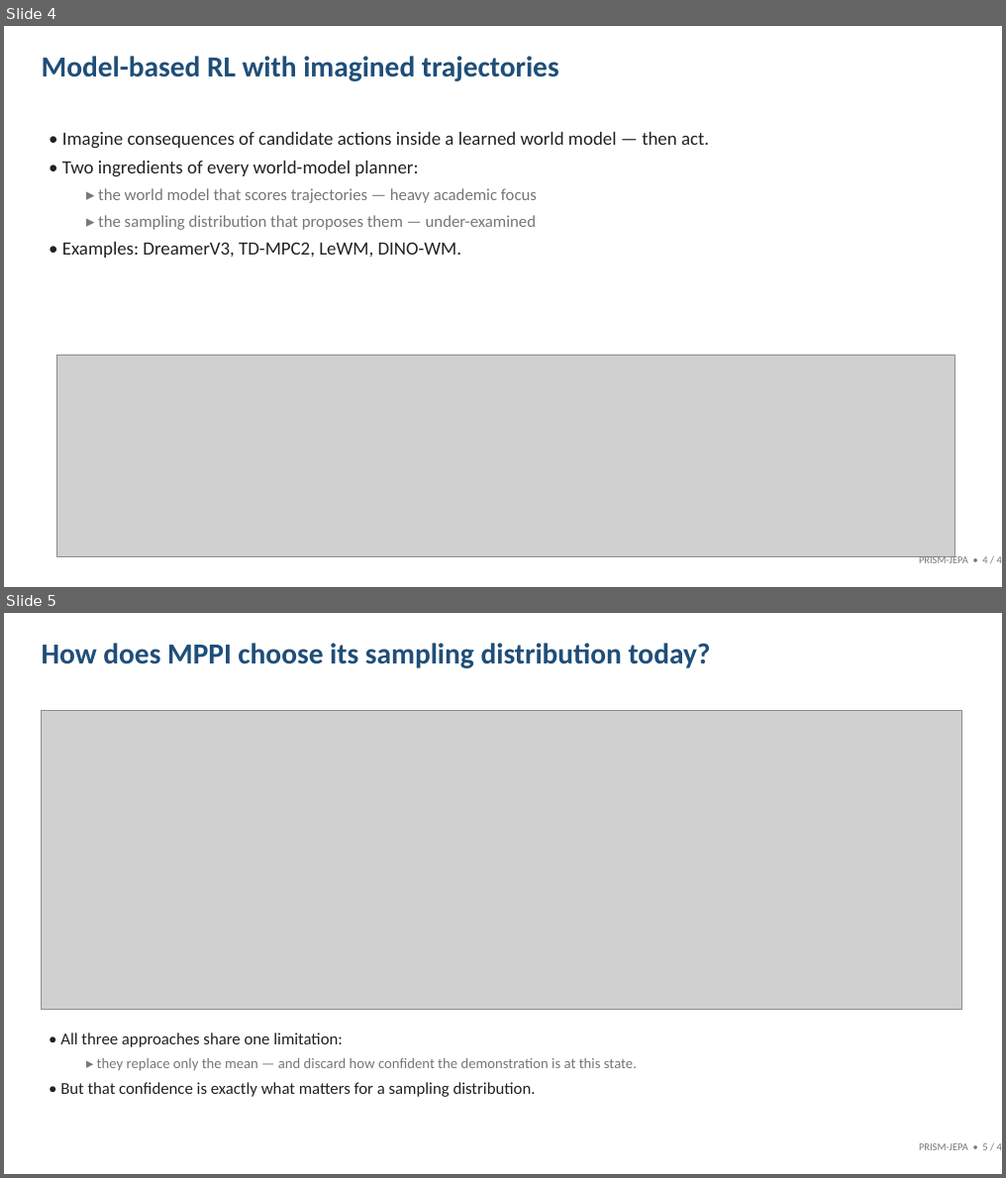
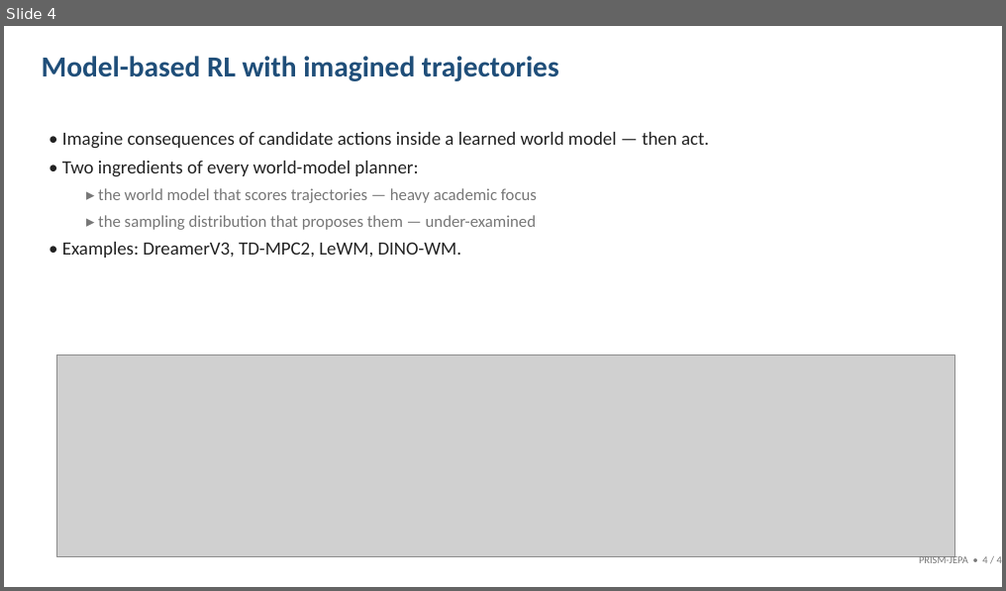
Before and after one commit to yomama2311/prism-ben, a slide deck: prism_jepa_slides.pptx. Shown one above the other, each under a label of ours: slides 4 and 5 before the commit, slide 4 after it. The pictures are 1006x1178 and 1006x591 pixels, drawn with LibreOffice and Linux fonts; fonts in the diff are those of the drawing; grey boxes stand for pictures. Boxes give left, top, right and bottom in pixels: in the first picture for what was removed or moved away, otherwise in the second. Text is boxed around its words. In the diff, an @@ line names an element or a change of style, - is before the commit and + after.

```diff
--- a/prism_jepa_slides.pptx
+++ b/prism_jepa_slides.pptx
@@ slide 5 removed at (x1=4, y1=613, x2=1002, y2=1174), background #FFFFFF @@
@@ text removed at (x1=42, y1=643, x2=711, y2=668) @@
-How does MPPI choose its sampling distribution today?
@@ picture removed at (x1=42, y1=710, x2=962, y2=1010) @@
@@ text removed at (x1=60, y1=1033, x2=637, y2=1097) @@
-• All three approaches share one limitation:
-  ▸ they replace only the mean — and discard how confident the demonstration is at this state.
-• But that confidence is exactly what matters for a sampling distribution.
@@ text removed at (x1=919, y1=1144, x2=1002, y2=1151) @@
-PRISM-JEPA • 5 / 48
```
Also in this commit, not shown: 1 slide added, 2 other files.
